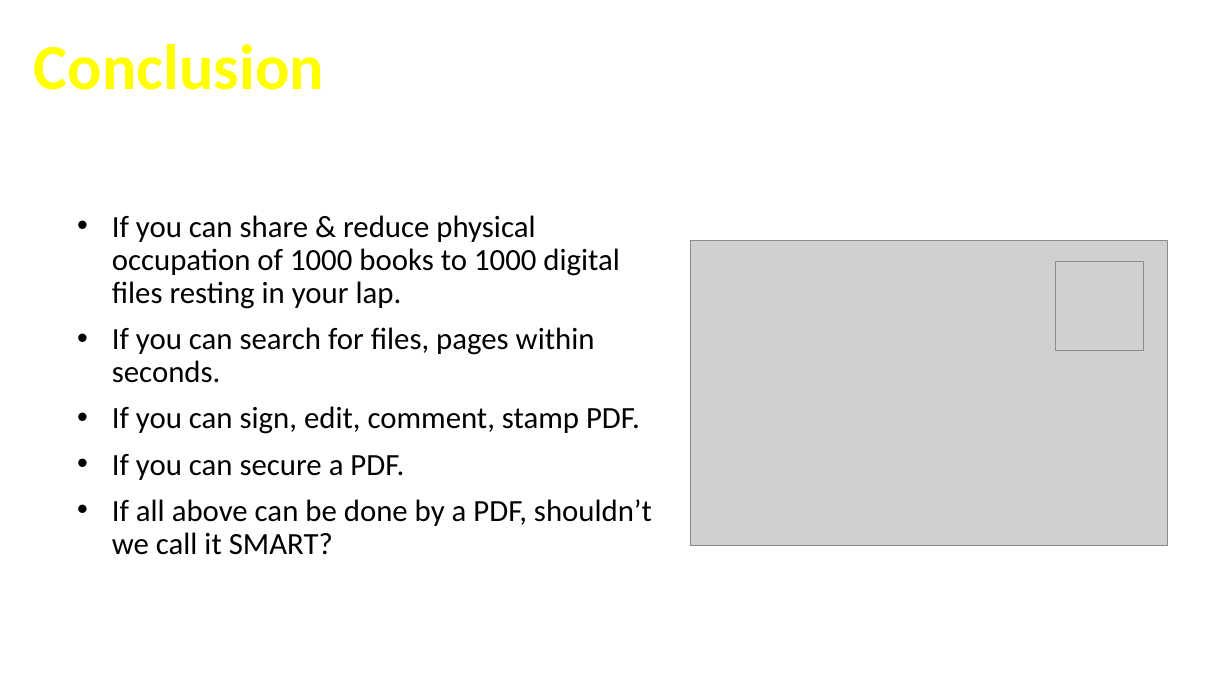
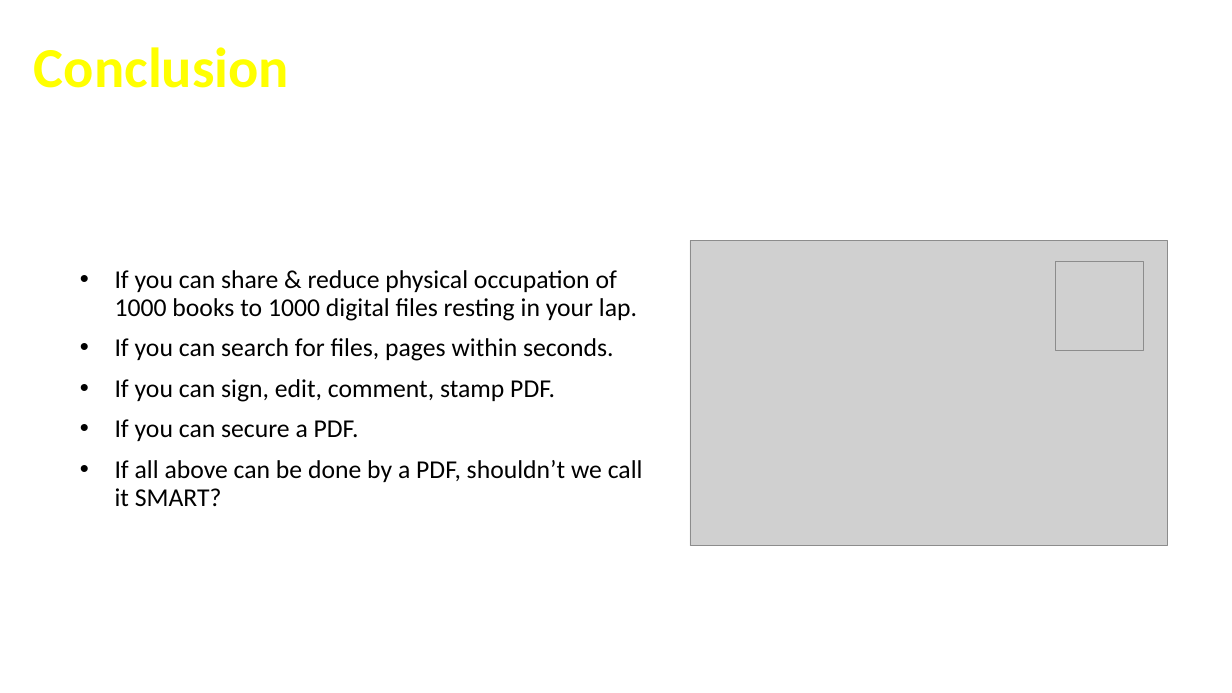
Before and after one commit to cfclick/CFSummit2016, a slide deck: slide 6 of powerpoint/SmartPDF/Don't Just PDF.pptx. Drawn at 1232x693 pixels with LibreOffice and Linux fonts; fonts in the diff are those of the drawing; grey boxes stand for pictures; background and template pictures are left out. Boxes give left, top, right and bottom in pixels: in the first picture for what was removed or moved away, otherwise in the second. Text is boxed around its words. In the diff, an @@ line names an element or a change of style, - is before the commit and + after.

Commit message:
format, font fix

```diff
--- a/powerpoint/SmartPDF/Don't Just PDF.pptx
+++ b/powerpoint/SmartPDF/Don't Just PDF.pptx
@@ text "Conclusion" at bbox=[34, 47, 289, 88]: size 50 to 44 pt @@
@@ text "If you can share & ...": place and size @@
-text "If you can share & ..." at bbox=[112, 215, 652, 555]
+text "If you can share & ..." at bbox=[115, 270, 643, 506]
@@ text "If you can share & ..." at bbox=[115, 270, 643, 506]: size 24 to 20 pt @@
```
Also in this commit, not shown: 15 other slides changed.
